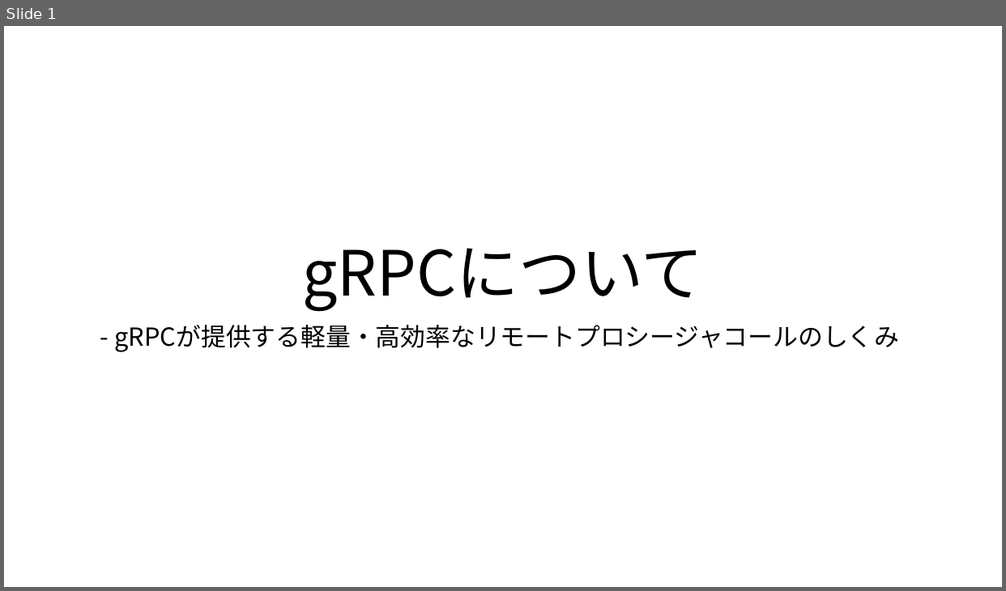
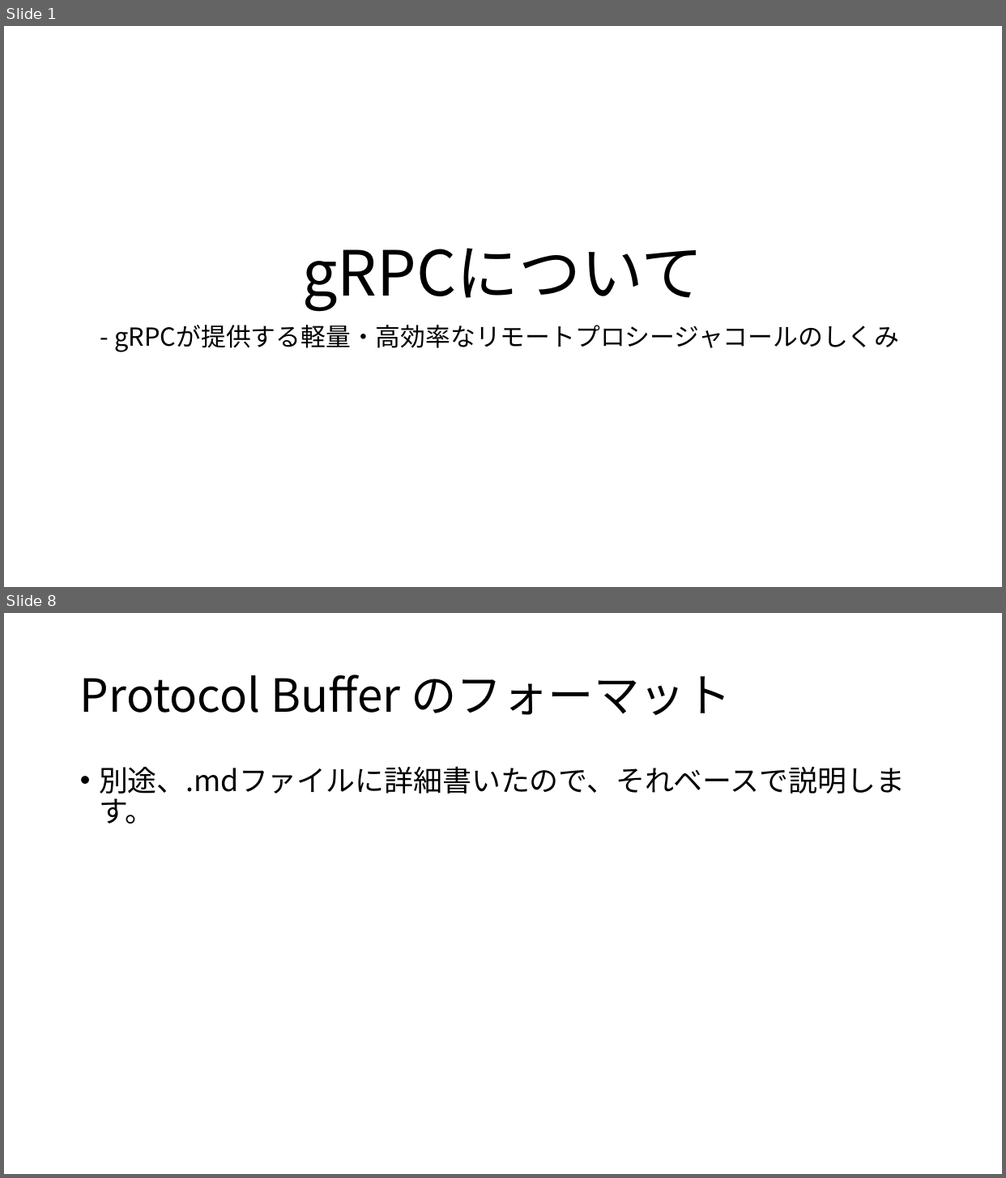
Before and after one commit to koga-miko/misc, a slide deck: raspberry-pi-report/gRPCについて.pptx. Shown one above the other, each under a label of ours: slide 1 before the commit, slides 1 and 8 after it; the slides between them are not shown. The pictures are 1006x591 and 1006x1178 pixels, drawn with LibreOffice and Linux fonts; fonts in the diff are those of the drawing. Boxes give left, top, right and bottom in pixels: in the first picture for what was removed or moved away, otherwise in the second. Text is boxed around its words. In the diff, an @@ line names an element or a change of style, - is before the commit and + after.

```diff
--- a/raspberry-pi-report/gRPCについて.pptx
+++ b/raspberry-pi-report/gRPCについて.pptx
@@ slide 8 added at <box>4,613,1002,1174</box>, background #FFFFFF @@
@@ title added at <box>80,675,731,715</box>, 44 pt, text #000000 @@
+Protocol Buffer のフォーマット
@@ text added at <box>99,766,905,824</box>, 28 pt, text #000000 @@
+• 別途、.mdファイルに詳細書いたので、それベースで説明します。
```
Also in this commit, not shown: 5 slides changed, 6 other slides added, 3 slides removed, 3 other files.
